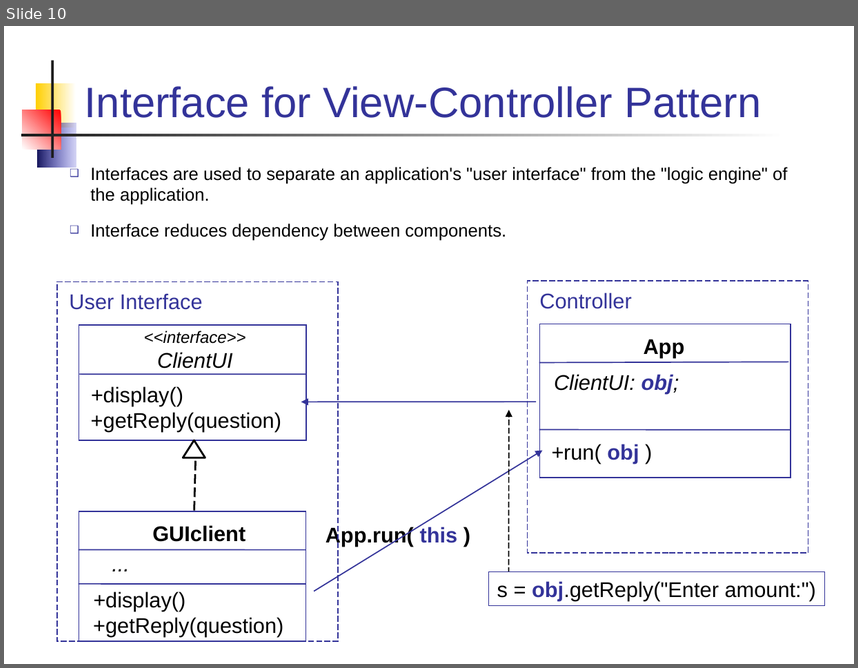
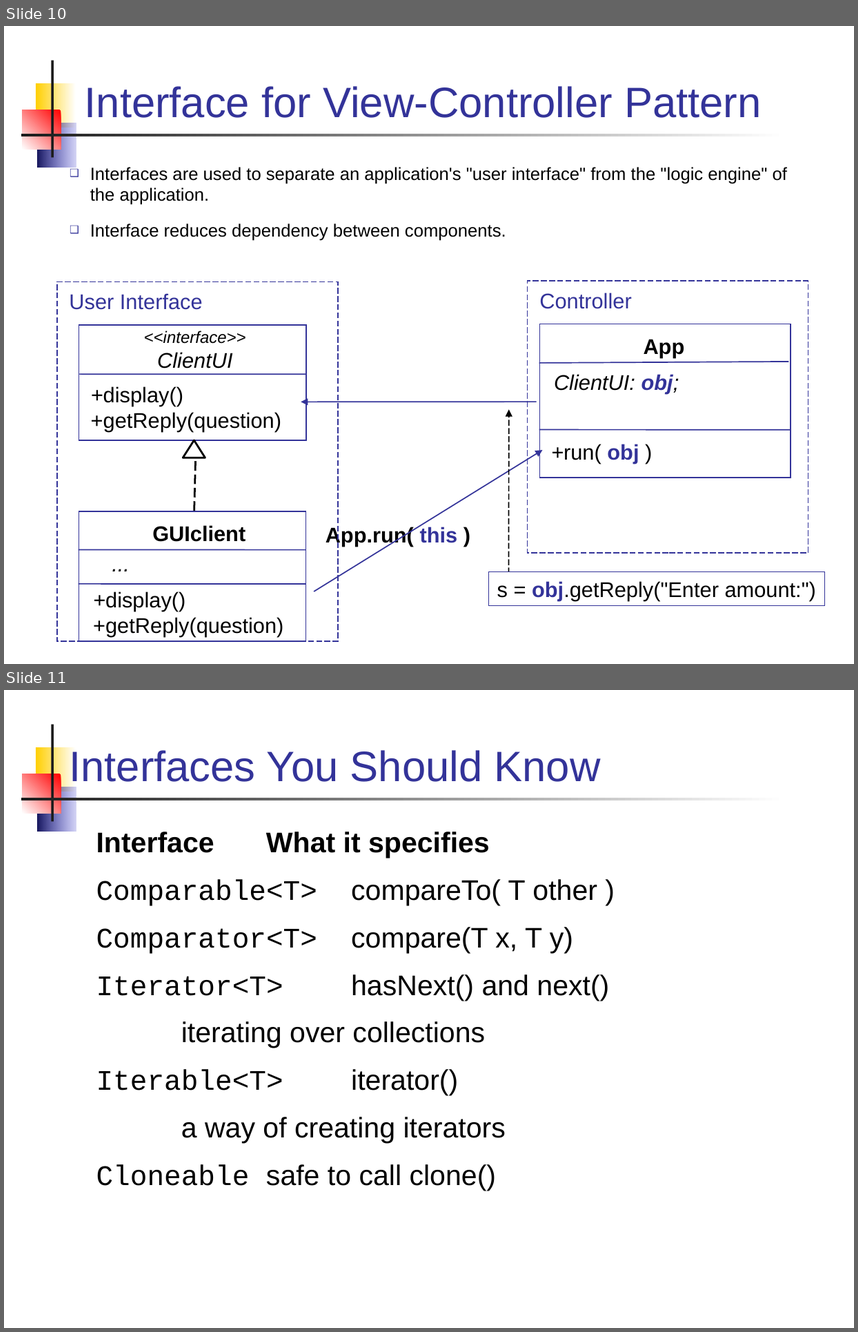
Before and after one commit to skeoop/skeoop.github.io, a slide deck: week2/2-Designing-with-Interfaces.ppt. Shown one above the other, each under a label of ours: slide 10 before the commit, slides 10 and 11 after it. The pictures are 858x668 and 858x1332 pixels, drawn with LibreOffice and Linux fonts; fonts in the diff are those of the drawing. Boxes give left, top, right and bottom in pixels: in the first picture for what was removed or moved away, otherwise in the second. Text is boxed around its words. In the diff, an @@ line names an element or a change of style, - is before the commit and + after.

```diff
--- a/week2/2-Designing-with-Interfaces.ppt
+++ b/week2/2-Designing-with-Interfaces.ppt
@@ slide 11 added at (4, 690, 854, 1328), background #FFFFFF; not listed: 5 template elements that a slide beside it also shows @@
@@ title added at (69, 750, 601, 789), 36 pt, text #333399 @@
+Interfaces You Should Know
@@ text added at (96, 831, 609, 1190), 24 pt, text #000000 @@
+Interface What it specifies
+Comparable<T> compareTo( T other )
+Comparator<T> compare(T x, T y)
+Iterator<T> hasNext() and next()
+iterating over collections
+Iterable<T> iterator()
+a way of creating iterators
+Cloneable safe to call clone()
```
Also in this commit, not shown: 3 slides changed, 14 other files.
